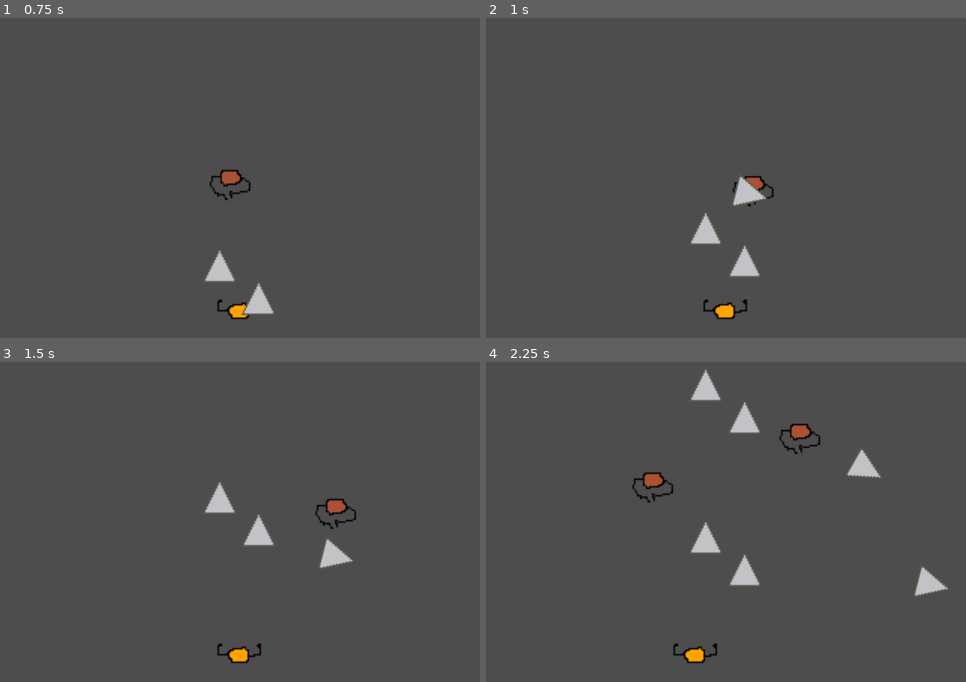
Above: before the commit, frames 1-4 (two rows, left to right).
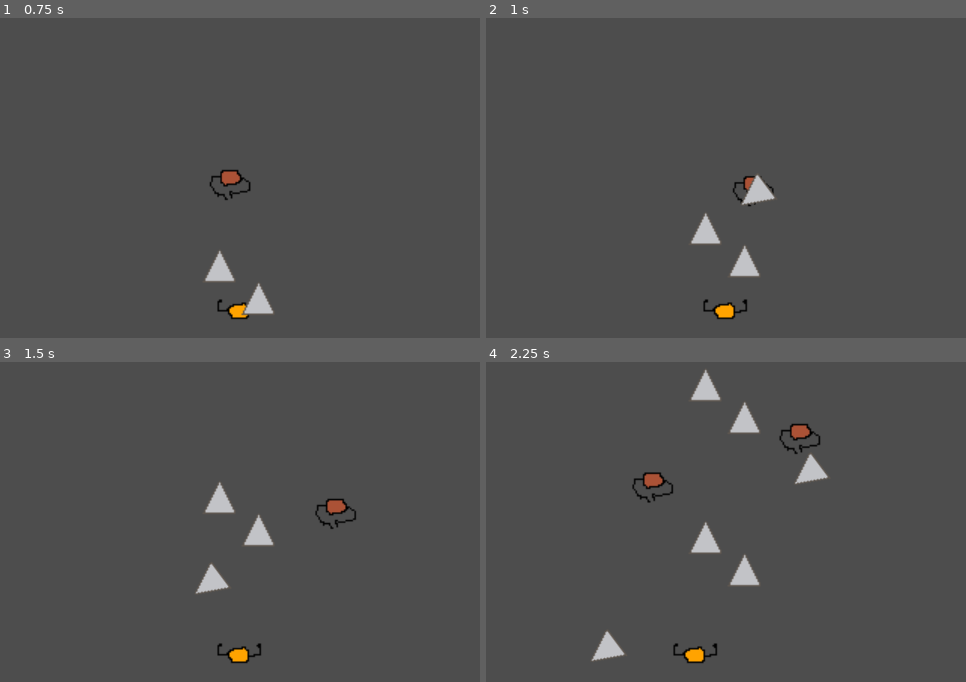
Above: after the commit, the same moments.

Repository: c-macn/building_jumper
Game: Godot game, scene res://proto_level_2d.tscn
The game is run twice, just before and just after one commit, with the same random seed, the same clock (stepped at 60 frames per second) and the same inputs. The project has no main scene, so this scene is started directly.
Inputs:
- Up to frame 1 (0.75 s): tap Enter (ui_accept) at 0.5 s; hold Up (ui_up) from 0.53 s (still down)
- Up to frame 2 (1 s): keep holding Up (ui_up); tap Enter (ui_accept) at 0.77 s
- Up to frame 3 (1.5 s): keep holding Up (ui_up)
- Up to frame 4 (2.25 s): tap Enter (ui_accept) at 1.52 s; release Up (ui_up) at 2.03 s; hold Left (ui_left) from 2.03 s (still down)

Frame 1 is identical in both runs. In frame 2, 0.5% of the frame differs, in the area x 51-61%, y 48-59%; in frame 3, 0.7%; in frame 4, 1.3%, in the area x 21-97%, y 27-94%.

Commit message:
Added a bullet spawner on enemy node

Diff:
--- a/enemy.gd
+++ b/enemy.gd
@@ -7,6 +7,7 @@
 var target: Player
 
 @onready var movement_path: PathFollow2D = get_parent()
+@onready var bullet_spawner: Marker2D = $BulletSpawner
 
 func _ready() -> void:
 	$ShootTimer.timeout.connect(self._shoot)
@@ -22,6 +23,7 @@
 
 func _shoot() -> void:
 	var new_bullet := bullet.instantiate()
-	add_child(new_bullet)
-	new_bullet.transform = global_transform
-	new_bullet.look_at(target.global_position)
+	bullet_spawner.add_child(new_bullet)
+	bullet_spawner.look_at(target.global_position)
+	new_bullet.transform = bullet_spawner.global_transform
+	new_bullet.set_rotation(180.0)
--- a/enemy.tscn
+++ b/enemy.tscn
@@ -19,3 +19,5 @@
 
 [node name="ShootTimer" type="Timer" parent="."]
 autostart = true
+
+[node name="BulletSpawner" type="Marker2D" parent="."]
